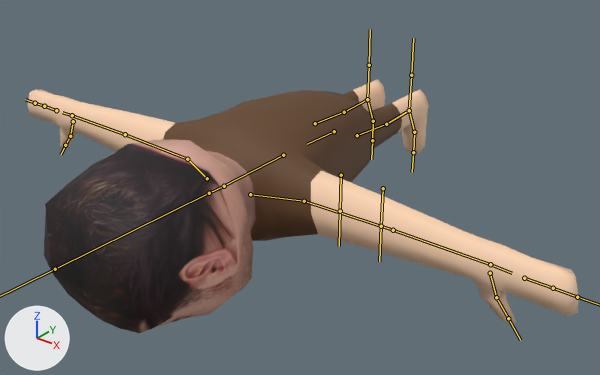
Two versions of the FBX model The-Following/Assets/Models/CharacterNr6 (2ndlegadded/Animations_Zombie2ndLeg.fbx, one commit apart.
Rendered twice from a 50 mm camera at (2.65, -3.4, 3.0) aimed at (0.08, -0.19, 1.01). Lighting does not change. The marker at lower left points along +X, +Y and +Z. The bones that bend it are drawn over the model as lines.

Objects in the first picture: 'Character'.
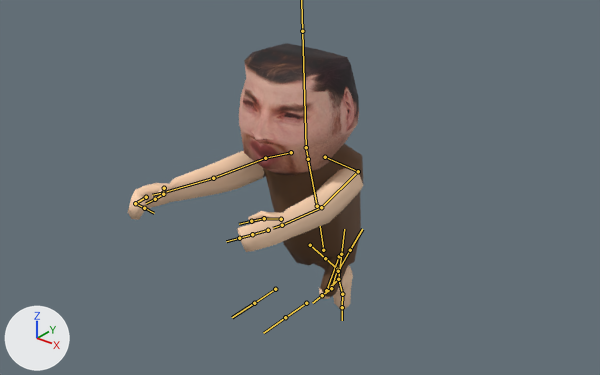
The newer file adds an action. The first version stands in its rest pose; the second is drawn at frame 13 of the action 'Armature.001|ZombieRun'.

Pixel boxes [x1, y1, x2, y2] of what changed, in the pictures (600 x 375 px):
'Character', posed (57% narrower)
    before: [27, 79, 579, 333]
    after: [128, 43, 363, 310]
bone 'Pelvis', root to tip
    before: (334, 131) to (307, 144)
    after: (323, 250) to (320, 226)
bone 'Head', root to tip
    before: (209, 193) to (55, 269)
    after: (306, 147) to (302, 31)
bone 'Shoulder.L', root to tip
    before: (250, 194) to (304, 201)
    after: (325, 157) to (358, 171)
bone 'UpperArm.L', root to tip
    before: (304, 201) to (393, 230)
    after: (358, 171) to (321, 207)
bone 'LowerArm.L', root to tip
    before: (393, 230) to (490, 264)
    after: (321, 207) to (282, 225)
bone 'Fingers01.L', root to tip
    before: (524, 278) to (553, 288)
    after: (268, 230) to (252, 234)
bone 'Thumb01.L', root to tip
    before: (490, 273) to (496, 297)
    after: (281, 219) to (264, 218)
bone 'Thumb02.L', root to tip
    before: (496, 297) to (508, 318)
    after: (264, 218) to (251, 221)
bone 'Shoulder.R', root to tip
    before: (207, 178) to (187, 159)
    after: (291, 152) to (265, 158)
bone 'UpperArm.R', root to tip
    before: (187, 159) to (125, 134)
    after: (265, 158) to (213, 178)
bone 'LowerArm.R', root to tip
    before: (125, 134) to (72, 115)
    after: (213, 178) to (163, 192)
bone 'Fingers01.R', root to tip
    before: (56, 110) to (44, 106)
    after: (146, 197) to (135, 203)
bone 'Fingers02.R', root to tip
    before: (44, 106) to (35, 103)
    after: (135, 203) to (144, 208)
bone 'Thumb01.R', root to tip
    before: (73, 121) to (70, 136)
    after: (164, 188) to (163, 194)
bone 'Thumb02.R', root to tip
    before: (70, 136) to (65, 145)
    after: (163, 194) to (155, 199)
bone 'UpperLeg.L', root to tip
    before: (357, 135) to (386, 124)
    after: (339, 256) to (326, 290)
bone 'LowerLeg.L', root to tip
    before: (386, 124) to (409, 110)
    after: (326, 290) to (338, 279)
bone 'Foot.L', root to tip
    before: (409, 110) to (414, 132)
    after: (338, 279) to (342, 294)
bone 'Toes.L', root to tip
    before: (414, 132) to (413, 152)
    after: (342, 294) to (342, 307)
bone 'UpperLeg.R', root to tip
    before: (315, 123) to (344, 112)
    after: (310, 245) to (325, 258)
bone 'LowerLeg.R', root to tip
    before: (344, 112) to (367, 99)
    after: (325, 258) to (337, 269)
bone 'Toes.R', root to tip
    before: (373, 121) to (372, 140)
    after: (331, 288) to (322, 295)

The edits, one by one:
Object 'Armature.001' (bone_rig_object) moves from (0.0, 0.0, 1.001) to (0.01, 0.0, 0.657).
Object 'Armature.001' (bone_rig_object) turns from (90, 0, 0) to (0, 0, 0) degrees about its own x, y and z.
Object 'Armature.001' (bone_rig_object) is rescaled from (1.0, 1.0, 1.0) to (0.732, 0.732, 0.732).
Bone 'Pelvis' (bone_pelvis) moves from (0.0, 0.0, 0.0) to (0.0, -0.071, -0.001).
Bone 'Pelvis' (bone_pelvis) turns from (0, 0, 0) to (13, 0, 0) degrees about its own x, y and z.
Bone 'Head' (bone_head) turns from (0, 0, 0) to (-10, 0, 0) degrees about its own x, y and z.
Bone 'Shoulder.L' (bone_shoulder_l) moves from (0.0, 0.0, 0.0) to (-0.066, -0.035, -0.049).
Bone 'Shoulder.L' (bone_shoulder_l) turns from (0, 0, 0) to (-15, 5, -2) degrees about its own x, y and z.
Bone 'UpperArm.L' (bone_upperarm_l) turns from (0, 0, 0) to (103, 11, -97) degrees about its own x, y and z.
Bone 'LowerArm.L' (bone_lowerarm_l) turns from (0, 0, 0) to (19, 23, 3) degrees about its own x, y and z.
Bone 'Fingers01.L' (bone_fingers01_l) turns from (0, 0, 0) to (1, 5, -16) degrees about its own x, y and z.
Bone 'Thumb01.L' (bone_thumb01_l) turns from (0, 0, 0) to (-87, 43, -34) degrees about its own x, y and z.
Bone 'Thumb02.L' (bone_thumb02_l) turns from (0, 0, 0) to (-15, 46, 6) degrees about its own x, y and z.
Bone 'Shoulder.R' (bone_shoulder_r) moves from (0.0, 0.0, 0.0) to (0.06, -0.034, 0.015).
Bone 'Shoulder.R' (bone_shoulder_r) turns from (0, 0, 0) to (9, -11, -2) degrees about its own x, y and z.
Bone 'UpperArm.R' (bone_upperarm_r) turns from (0, 0, 0) to (105, 23, 81) degrees about its own x, y and z.
Bone 'LowerArm.R' (bone_lowerarm_r) turns from (0, 0, 0) to (7, -2, 3) degrees about its own x, y and z.
Bone 'Fingers01.R' (bone_fingers01_r) turns from (0, 0, 0) to (1, -5, 16) degrees about its own x, y and z.
Bone 'Fingers02.R' (bone_fingers02_r) turns from (0, 0, 0) to (20, -2, 72) degrees about its own x, y and z.
Bone 'Thumb01.R' (bone_thumb01_r) turns from (0, 0, 0) to (-87, -43, 34) degrees about its own x, y and z.
Bone 'Thumb02.R' (bone_thumb02_r) turns from (0, 0, 0) to (-15, -46, -6) degrees about its own x, y and z.
Bone 'UpperLeg.L' (bone_upperleg_l) turns from (0, 0, 0) to (55, -7, 1) degrees about its own x, y and z.
Bone 'LowerLeg.L' (bone_lowerleg_l) turns from (0, 0, 0) to (-121, -14, -8) degrees about its own x, y and z.
Bone 'Foot.L' (bone_foot_l) turns from (0, 0, 0) to (3, 8, -15) degrees about its own x, y and z.
Bone 'Toes.L' (bone_toes_l) turns from (0, 0, 0) to (-10, 0, 0) degrees about its own x, y and z.
Bone 'UpperLeg.R' (bone_upperleg_r) turns from (0, 0, 0) to (-32, 2, 2) degrees about its own x, y and z.
Bone 'LowerLeg.R' (bone_lowerleg_r) turns from (0, 0, 0) to (5, 0, -1) degrees about its own x, y and z.
Bone 'Toes.R' (bone_toes_r) turns from (0, 0, 0) to (36, 0, 0) degrees about its own x, y and z.
